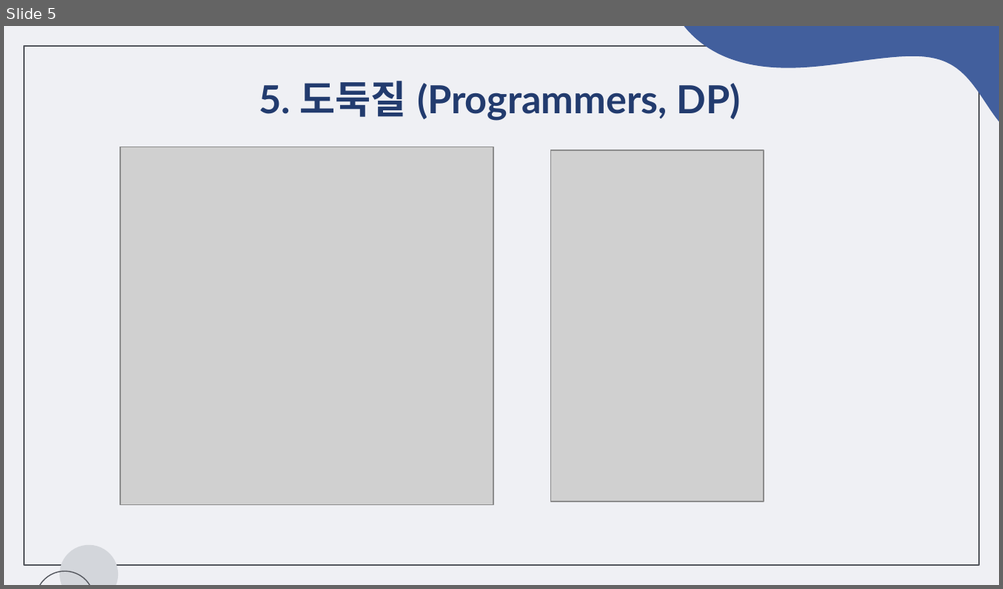
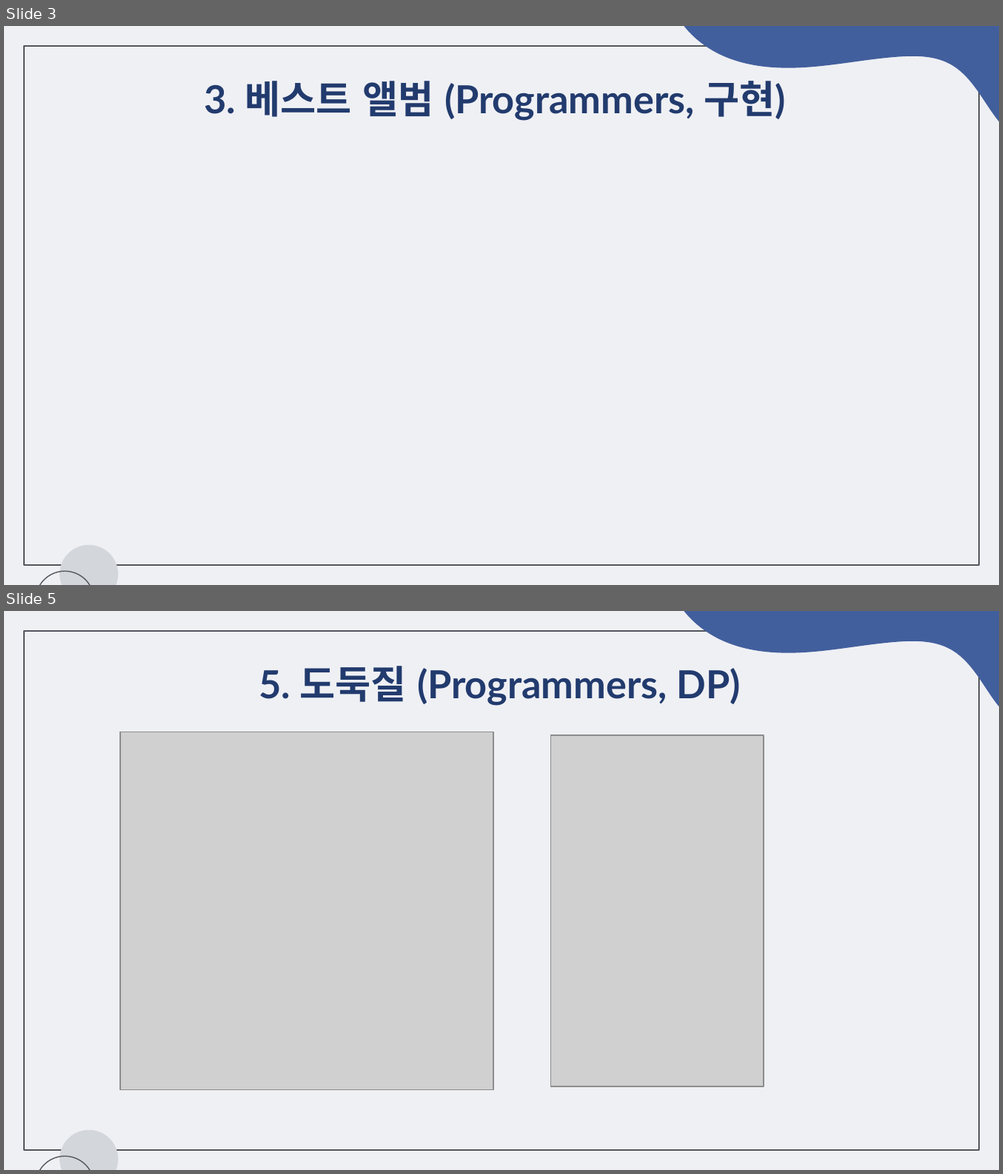
Before and after one commit to chaeeun-dev/CodingTest, a slide deck: 문제해결프로그래밍_숙제/제출용/숙제6_2022182035.pptx. Shown one above the other, each under a label of ours: slide 5 before the commit, slides 3 and 5 after it; the slides between them are not shown. The pictures are 1003x589 and 1003x1174 pixels, drawn with LibreOffice and Linux fonts; fonts in the diff are those of the drawing; grey boxes stand for pictures. Boxes give left, top, right and bottom in pixels: in the first picture for what was removed or moved away, otherwise in the second. Text is boxed around its words. In the diff, an @@ line names an element or a change of style, - is before the commit and + after.

```diff
--- a/문제해결프로그래밍_숙제/제출용/숙제6_2022182035.pptx
+++ b/문제해결프로그래밍_숙제/제출용/숙제6_2022182035.pptx
@@ slide 3 added at bbox=[4, 26, 999, 585], background #EFF0F4; not listed: 4 template elements that a slide beside it also shows @@
@@ title added at bbox=[204, 81, 785, 121], 28 pt, text #223B6E, bold @@
+3. 베스트 앨범 (Programmers, 구현)
```
Also in this commit, not shown: 8 other slides added, 6 slides removed, 8 other files.
